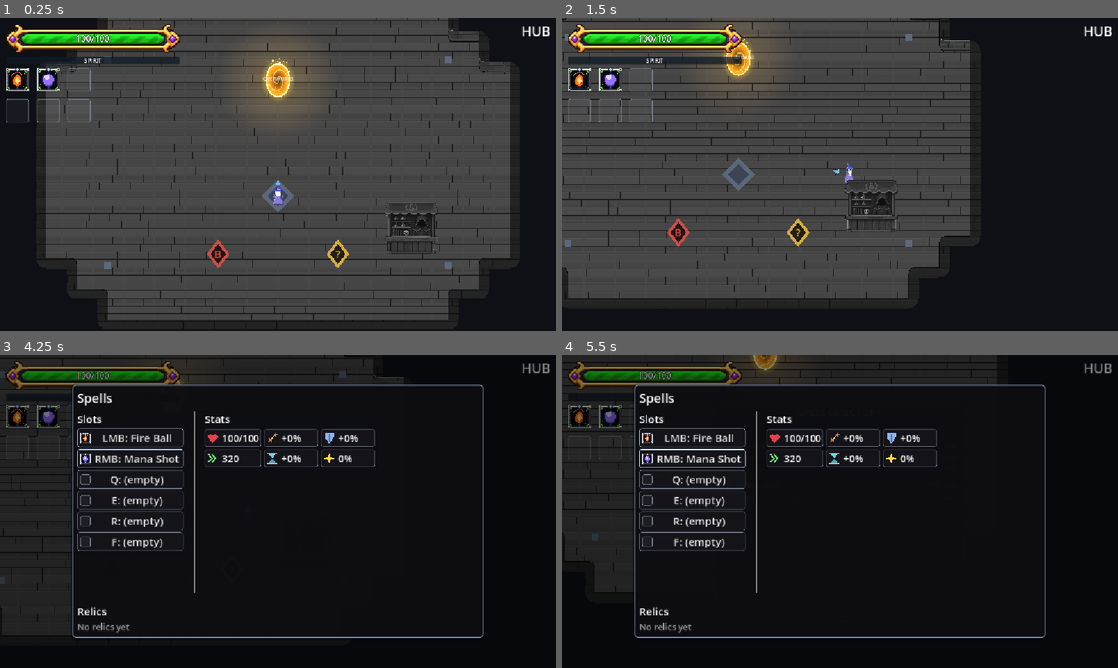
Above: before the commit, frames 1-4 (two rows, left to right).
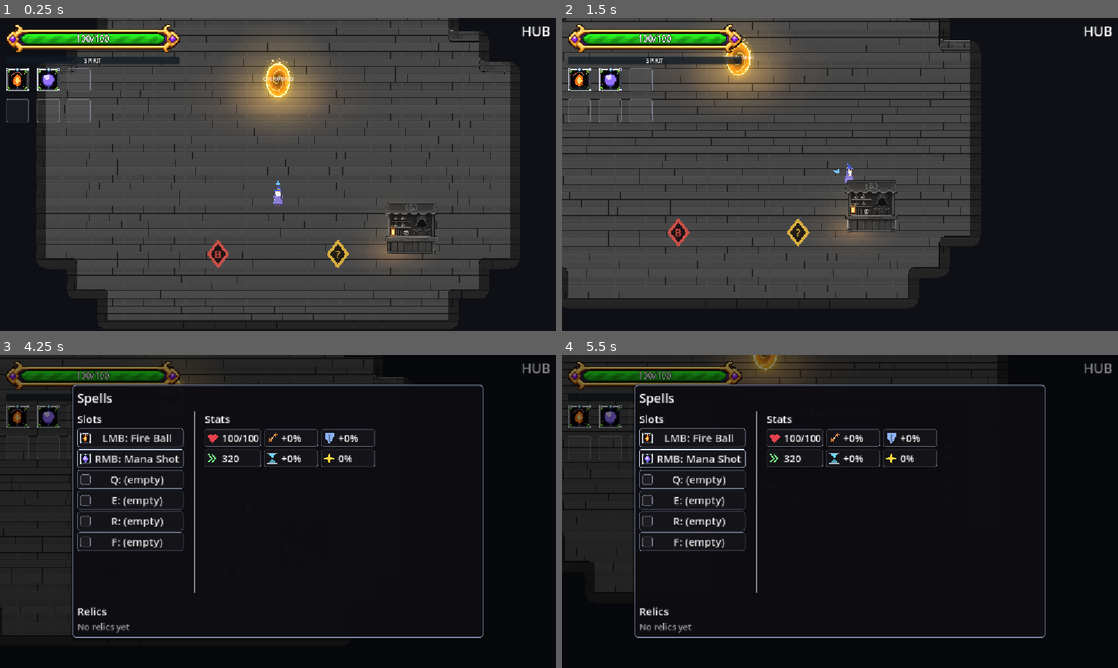
Above: after the commit, the same moments.

Repository: BestestGameStudio/gangU
Game: Godot game, scene res://game/core/main.tscn
Two runs of this game, one before a commit and one after it. Both use one fixed random seed, a clock stepped at 60 frames per second and the inputs below. Sound files missing from this copy of the repository are replaced by a short silence.
Inputs (mouse positions are in pixels of both pictures, inside the frame that each line leads up to):
- Up to frame 1 (0.25 s): no input
- Up to frame 2 (1.5 s): tap Enter at 0.5 s; move the mouse to (962, 158) at 0.52 s; hold D (move_right) 0.53-1.25 s; hold Space (cast) 0.53-1.25 s; click (962, 158) at 0.67 s; drag from (728, 190) to (756, 58) at 1.27 s
- Up to frame 3 (4.25 s): move the mouse to (333, 442) at 2.02 s; hold D (move_right) 2.03-2.75 s; hold Tab (equip_panel) 2.03-2.75 s; drag from (250, 574) to (38, 570) at 2.77 s; move the mouse to (444, 558) at 3.52 s; hold A (move_left) from 3.53 s (still down); tap C (use_consumable) at 3.6 s
- Up to frame 4 (5.5 s): release A (move_left) at 4.25 s; drag from (673, 464) to (795, 570) at 4.27 s; move the mouse to (867, 511) at 5.02 s; hold S (move_down) from 5.03 s (still down); tap E at 5.1 s; click (867, 511) at 5.17 s

The runs differ from the first frame. In frame 1, 2.1% of the frame differs, in the area x 18-82%, y 12-81%; in frame 2, 2.1%; in frame 3, less than 0.1%; in frame 4, 0.3%.

Commit message:
Hub: warm portal and shop light, quiet brick floor (#714)
* Add warm hub light pools and remove floating floor markers

* Keep shop lantern above counter and soften wider floor pools

---------

Co-authored-by: Instinct Agent <agent@instinct.com>

Diff:
--- a/game/world/hub.tscn
+++ b/game/world/hub.tscn
@@ -7,6 +7,8 @@
 [ext_resource type="PackedScene" uid="uid://bgangu325sta" path="res://game/ui/bestiary_station.tscn" id="9_best"]
 
 [ext_resource type="Script" path="res://game/world/terrain/terrain_map.gd" id="terrain"]
+
+[ext_resource type="Script" path="res://game/world/hub_lights.gd" id="hub_lights"]
 
 [node name="Hub" type="Node2D"]
 
@@ -19,46 +21,8 @@
 [node name="Floor" type="Node2D" parent="."]
 script = ExtResource("hub_floor")
 
-[node name="Background" type="Node2D" parent="."]
-z_index = -50
-
-[node name="SpawnDiamond" type="Polygon2D" parent="Background"]
-position = Vector2(576, 480)
-color = Color(0.36, 0.41, 0.49, 1)
-polygon = PackedVector2Array(0, -34, 34, 0, 0, 34, -34, 0)
-
-[node name="SpawnDiamondInner" type="Polygon2D" parent="Background"]
-position = Vector2(576, 480)
-color = Color(0.24, 0.27, 0.33, 1)
-polygon = PackedVector2Array(0, -22, 22, 0, 0, 22, -22, 0)
-
-[node name="CornerNW" type="ColorRect" parent="Background"]
-offset_left = 216.0
-offset_top = 190.0
-offset_right = 230.0
-offset_bottom = 204.0
-color = Color(0.36, 0.41, 0.49, 1)
-
-[node name="CornerNE" type="ColorRect" parent="Background"]
-offset_left = 922.0
-offset_top = 190.0
-offset_right = 936.0
-offset_bottom = 204.0
-color = Color(0.36, 0.41, 0.49, 1)
-
-[node name="CornerSW" type="ColorRect" parent="Background"]
-offset_left = 216.0
-offset_top = 616.0
-offset_right = 230.0
-offset_bottom = 630.0
-color = Color(0.36, 0.41, 0.49, 1)
-
-[node name="CornerSE" type="ColorRect" parent="Background"]
-offset_left = 922.0
-offset_top = 616.0
-offset_right = 936.0
-offset_bottom = 630.0
-color = Color(0.36, 0.41, 0.49, 1)
+[node name="Lights" type="Node2D" parent="."]
+script = ExtResource("hub_lights")
 
 [node name="TitleLayer" type="CanvasLayer" parent="."]
 layer = 2
--- /dev/null
+++ b/game/world/hub_lights.gd
@@ -0,0 +1,61 @@
+extends Node2D
+## Hub-only presentation. No clock, interaction, collision or travel changes.
+## Mood references: Royal Crypt's quiet open floor and Kibyra's warm lamps.
+var _time := 0.0
+var _portal_pool: Sprite2D
+var _lamp_light: PointLight2D
+
+func _ready() -> void:
+	z_index = 1 # Draw the counter lantern above the shop sprite.
+	var gradient := Gradient.new()
+	gradient.offsets = PackedFloat32Array([0.0, 0.2, 0.55, 1.0])
+	gradient.colors = PackedColorArray([Color(1, 1, 1, 0.65),
+		Color(1, 1, 1, 0.38), Color(1, 1, 1, 0.10), Color(1, 1, 1, 0)])
+	var texture := GradientTexture2D.new()
+	texture.gradient = gradient
+	texture.width = 256
+	texture.height = 256
+	texture.fill = GradientTexture2D.FILL_RADIAL
+	texture.fill_from = Vector2(0.5, 0.5)
+	texture.fill_to = Vector2(1, 0.5)
+	_portal_pool = _pool(texture, Vector2(576, 272), Vector2(1.60, 0.80), 0.55)
+	_pool(texture, Vector2(814, 596), Vector2(0.86, 0.44), 0.42)
+	_lamp_light = PointLight2D.new()
+	_lamp_light.position = Vector2(814, 556)
+	_lamp_light.texture = texture
+	_lamp_light.texture_scale = 0.9
+	_lamp_light.color = Color("ffc078")
+	_lamp_light.energy = 0.55
+	_lamp_light.shadow_enabled = false
+	add_child(_lamp_light)
+	queue_redraw()
+
+func _pool(texture: Texture2D, at: Vector2, spread: Vector2, alpha: float) -> Sprite2D:
+	var pool := Sprite2D.new()
+	pool.texture = texture
+	pool.position = at
+	pool.scale = spread
+	pool.z_as_relative = false
+	pool.z_index = -70 # Above brick, below every prop and actor.
+	pool.modulate = Color(1.0, 0.52, 0.18, alpha)
+	var material := CanvasItemMaterial.new()
+	material.blend_mode = CanvasItemMaterial.BLEND_MODE_ADD
+	pool.material = material
+	add_child(pool)
+	return pool
+
+func _draw() -> void:
+	# Small bronze lantern on the counter's left edge, behind no hitbox.
+	var p := Vector2(814, 556)
+	draw_rect(Rect2(p + Vector2(-6, -10), Vector2(12, 16)), Color("231f1b"))
+	draw_rect(Rect2(p + Vector2(-4, -8), Vector2(8, 12)), Color("ae7439"))
+	draw_rect(Rect2(p + Vector2(-2, -6), Vector2(4, 8)), Color("ffce83"))
+	draw_rect(Rect2(p + Vector2(-6, -12), Vector2(12, 3)), Color("62513a"))
+	draw_rect(Rect2(p + Vector2(-6, 5), Vector2(12, 3)), Color("62513a"))
+	draw_arc(p + Vector2(0, -12), 4, PI, TAU, 8, Color("62513a"), 2)
+
+func _process(delta: float) -> void:
+	_time += delta
+	var pulse := 1.0 + 0.025 * sin(_time * 2.0)
+	_portal_pool.modulate.a = 0.55 * pulse
+	_lamp_light.energy = 0.55 * (1.0 + 0.018 * sin(_time * 3.1))
Not shown: 1 places in game/world/hub.tscn that only renumber resources
Not shown, added: game/world/hub_lights.gd.uid
